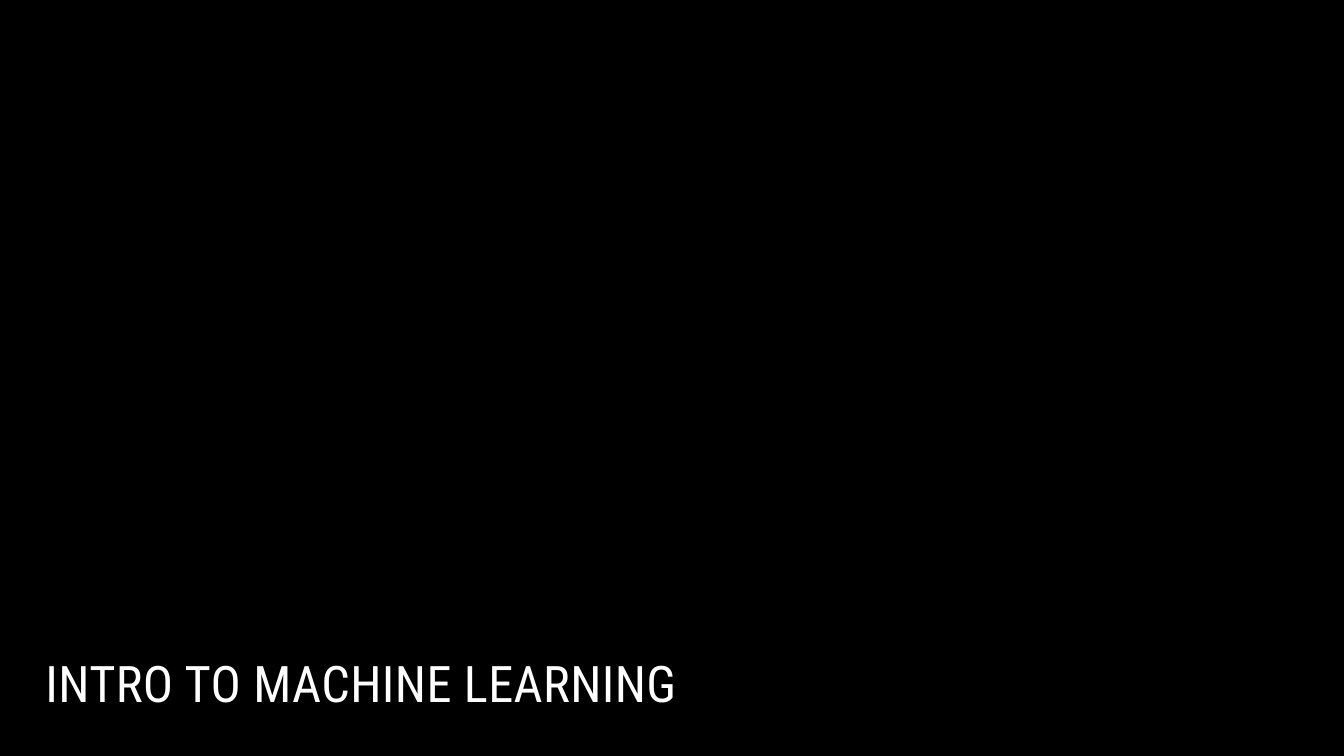
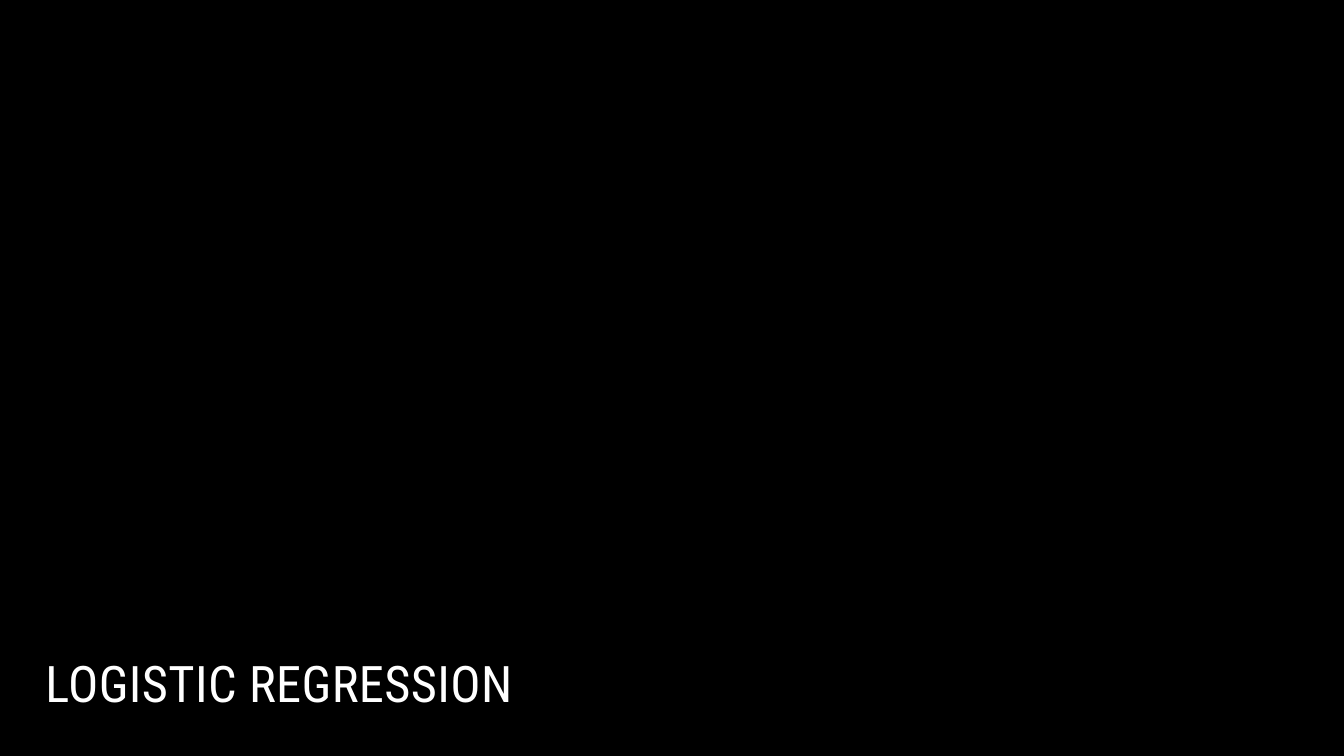
Before and after one commit to rhodes-byu/stat-486, a slide deck: slide 1 of slides/07-logistic-regression.pptx. Drawn at 1344x756 pixels with LibreOffice and Linux fonts; fonts in the diff are those of the drawing; background and template pictures are left out. Boxes give left, top, right and bottom in pixels: in the first picture for what was removed or moved away, otherwise in the second. Text is boxed around its words. In the diff, an @@ line names an element or a change of style, - is before the commit and + after.

Commit message:
update title  on first slide

```diff
--- a/slides/07-logistic-regression.pptx
+++ b/slides/07-logistic-regression.pptx
@@ title at [45,665,512,703]: text changed @@
-INTRO TO MACHINE LEARNING
+LOGISTIC REGRESSION
```
